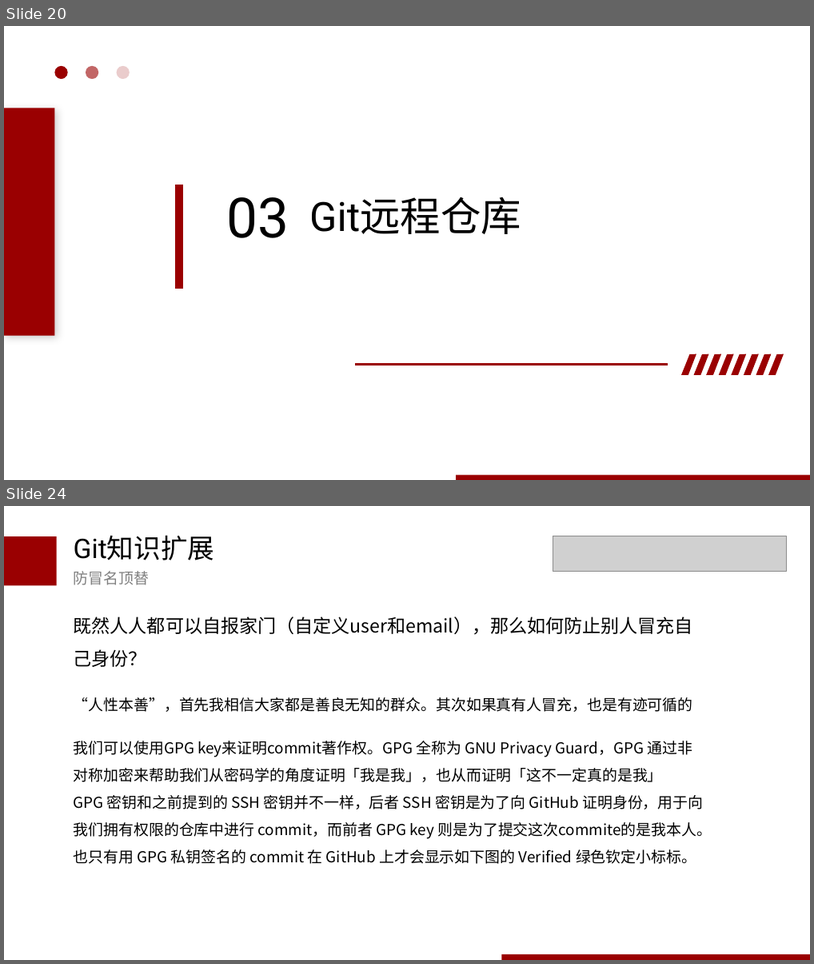
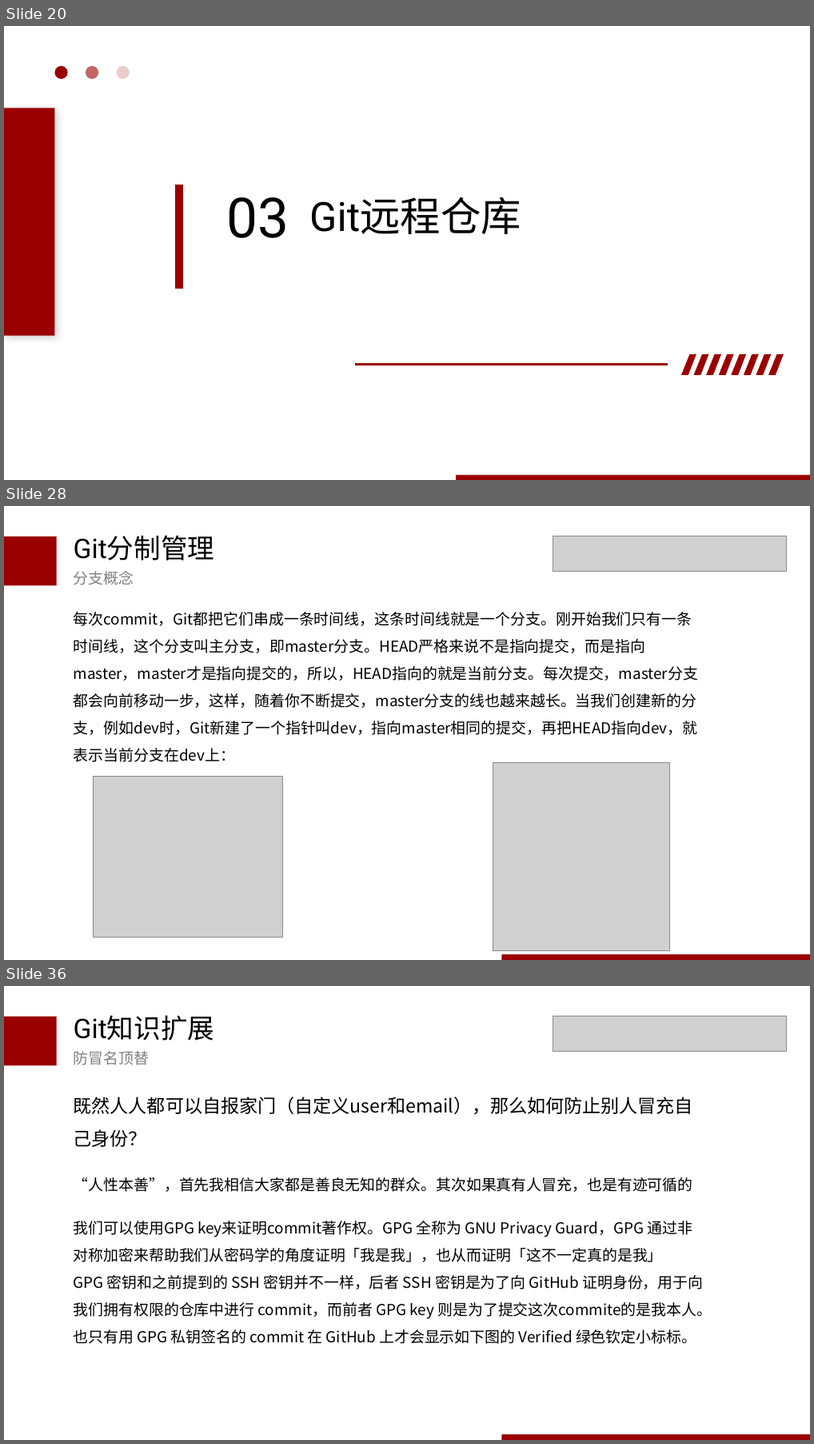
Before and after one commit to wudaoxi1100/blog, a slide deck: ppt/git介绍0325.pptx. Shown one above the other, each under a label of ours: slides 20 and 24 before the commit, slides 20, 28 and 36 after it; the slides between them are not shown. The pictures are 814x964 and 814x1444 pixels, drawn with LibreOffice and Linux fonts; fonts in the diff are those of the drawing; grey boxes stand for pictures. Boxes give left, top, right and bottom in pixels: in the first picture for what was removed or moved away, otherwise in the second. Text is boxed around its words. In the diff, an @@ line names an element or a change of style, - is before the commit and + after.

```diff
--- a/ppt/git介绍0325.pptx
+++ b/ppt/git介绍0325.pptx
@@ slide 28 added at bbox=[4, 506, 810, 960], background #FFFFFF @@
@@ rectangle added at bbox=[4, 537, 57, 586], fill #9A0001 @@
@@ text added at bbox=[74, 535, 215, 560], 32 pt, text #000000 @@
+Git分制管理
@@ picture added at bbox=[554, 536, 787, 572] @@
@@ text added at bbox=[74, 571, 134, 585], 18 pt, text #808080 @@
+分支概念
@@ text added at bbox=[74, 612, 698, 762], 18 pt, text #000000 @@
+每次commit，Git都把它们串成一条时间线，这条时间线就是一个分支。刚开始我们只有一条时间线，这个分支叫主分支，即master分支。HEAD严格来说不是指向提交，而是指向master，master才是指向提交的，所以，HEAD指向的就是当前分支。每次提交，master分支都会向前移动一步，这样，随着你不断提交，master分支的线也越来越长。当我们创建新的分支，例如dev时，Git新建了一个指针叫dev，指向master相同的提交，再把HEAD指向dev，就表示当前分支在dev上：
@@ picture added at bbox=[493, 763, 670, 951] @@
@@ picture added at bbox=[93, 776, 283, 937] @@
@@ rectangle added at bbox=[502, 954, 810, 960], fill #9A0001 @@
@@ what was slide 24 is now slide 36 @@
```
Also in this commit, not shown: 4 slides changed, 11 other slides added.
